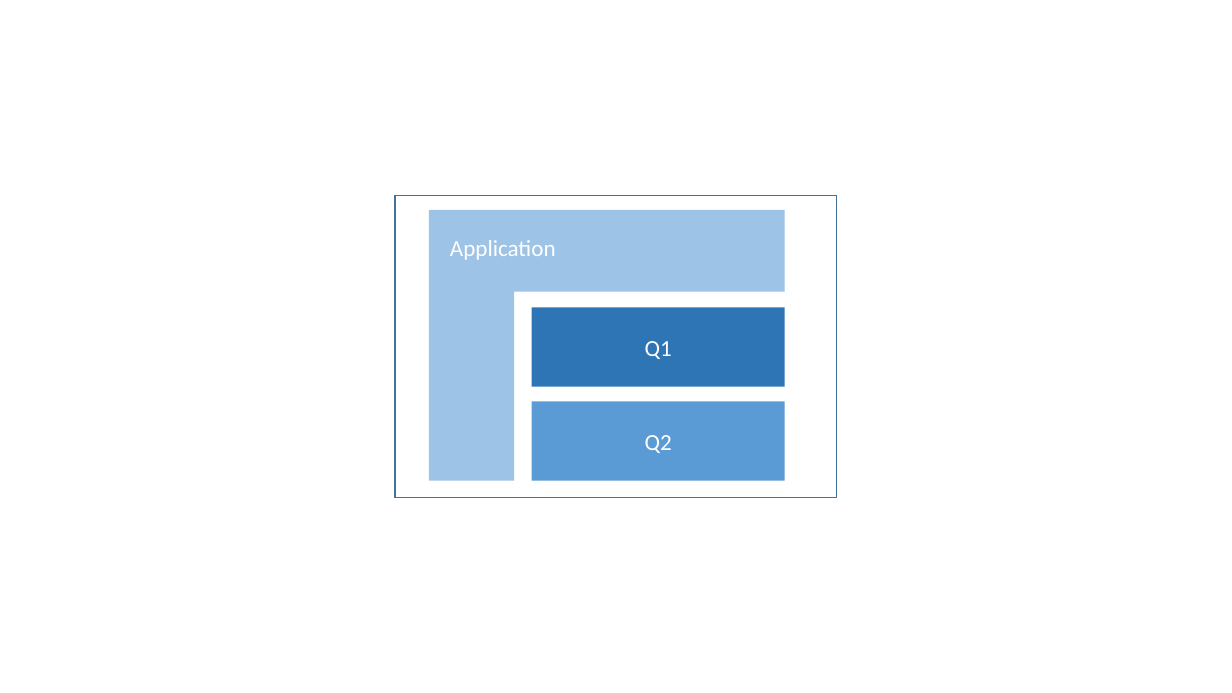
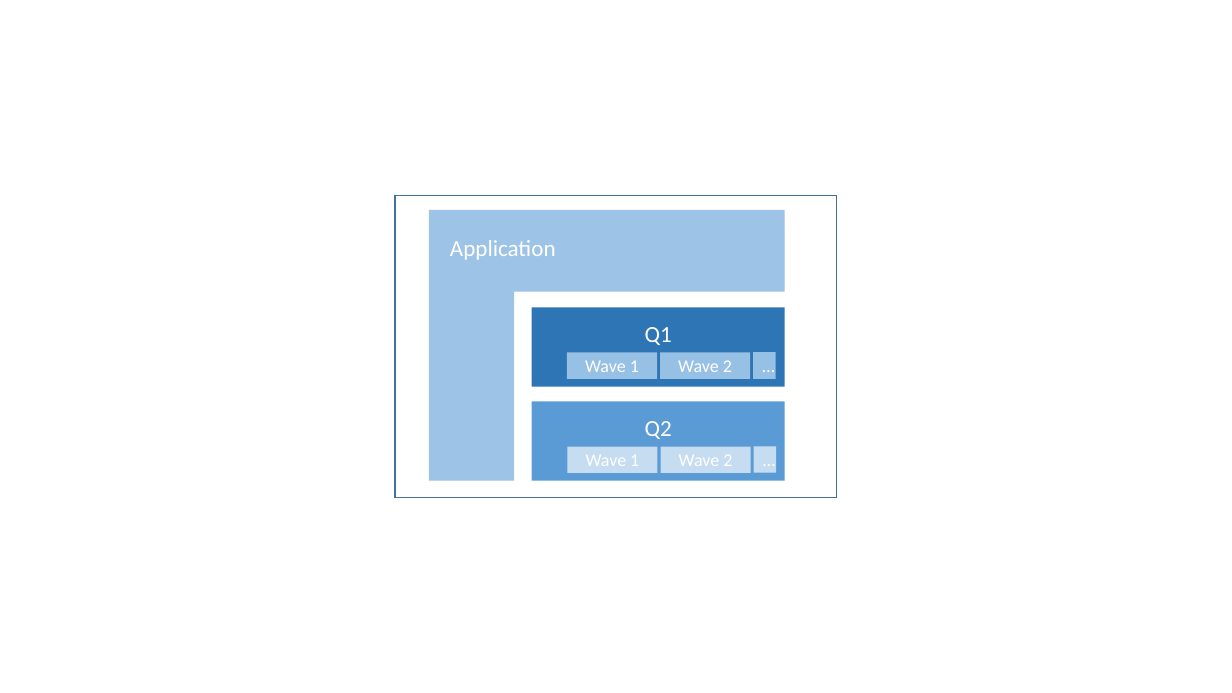
Before and after one commit to zew/go-questionnaire, a slide deck: slide 5 of static/img/doc/pics.pptx. Drawn at 1232x693 pixels with LibreOffice and Linux fonts; fonts in the diff are those of the drawing. Boxes give left, top, right and bottom in pixels: in the first picture for what was removed or moved away, otherwise in the second. Text is boxed around its words. In the diff, an @@ line names an element or a change of style, - is before the commit and + after.

```diff
--- a/static/img/doc/pics.pptx
+++ b/static/img/doc/pics.pptx
@@ rectangle added at [567,352,657,379], fill #97C0E5, 14 pt, text #FFFFFF @@
+Wave 1
@@ rectangle added at [660,352,750,379], fill #97C0E5, 14 pt, text #FFFFFF @@
+Wave 2
@@ rectangle added at [753,352,775,379], fill #97C0E5, 14 pt, text #FFFFFF @@
+…
@@ rectangle added at [567,446,657,472], fill #C5DCF1, 14 pt, text #FFFFFF @@
+Wave 1
@@ rectangle added at [661,446,750,472], fill #C5DCF1, 14 pt, text #FFFFFF @@
+Wave 2
@@ rectangle added at [754,446,776,472], fill #C5DCF1, 14 pt, text #FFFFFF @@
+…
```
Also in this commit, not shown: 8 other files.
